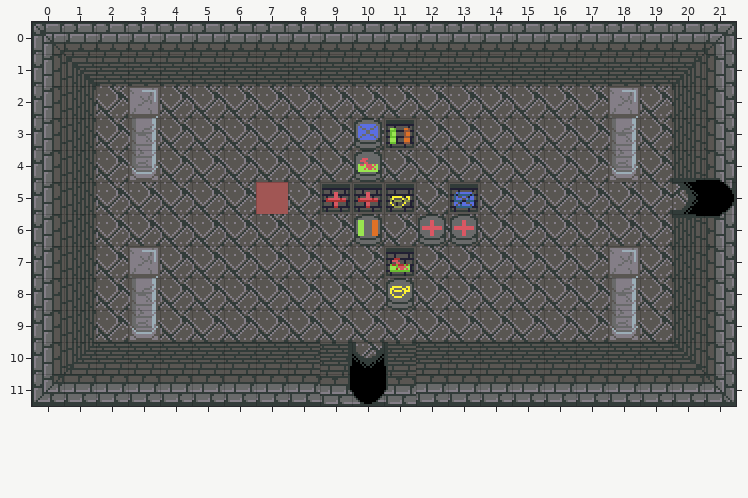
A Tiled map gets an edit: assets/data/rooms/1.tmx. The first picture shows the starting point.
Cells are 64x64 px. Shown: x 0..21, y 0..11.
After:
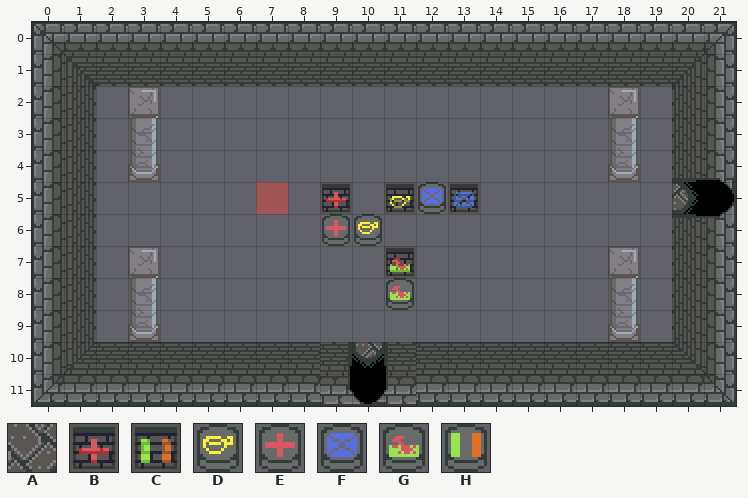
Key: from "tiles": A 14, B 37 "hole", C 40 "hole", D 42 "stone", E 43 "stone", F 44 "stone", G 45 "stone", H 46 "stone".
_ is an empty cell, # one hidden under a higher layer, . an unchanged one.
What changed:
--- layer "Tile Layer 1" (now hidden)
@@ x 2..19 @@
- 2 A.AAAAAAAAAAAAAA.A
- 3 AAAAAAAAA#AAAAAAAA
- 4 AAAAAAAAAAAAAAAAAA
- 5 AAAAA.A.#.A.AAAAAA
- 6 AAAAAAAAAAAAAAAAAA
- 7 A.AAAAAAA.AAAAAA.A
- 8 AAAAAAAAAAAAAAAAAA
- 9 AAAAAAAAAAAAAAAAAA
+ 2 _.______________._
+ 3 __________________
+ 4 __________________
+ 5 _____._._._.______
+ 6 __________________
+ 7 _._______.______._
+ 8 __________________
+ 9 __________________
--- layer "Tile Layer 2"
@@ x 9..13 @@
- 3 .FC..
- 4 .G...
- 5 .B._.
- 6 _H.EE
+ 3 .__..
+ 4 ._...
+ 5 ._.F.
+ 6 ED.__
@@ x 11..11 @@
- 8 D
+ 8 G
Where, in picture pixels (left, top, right, bottom), the same in both pictures:
changed: (96, 86, 672, 342)
